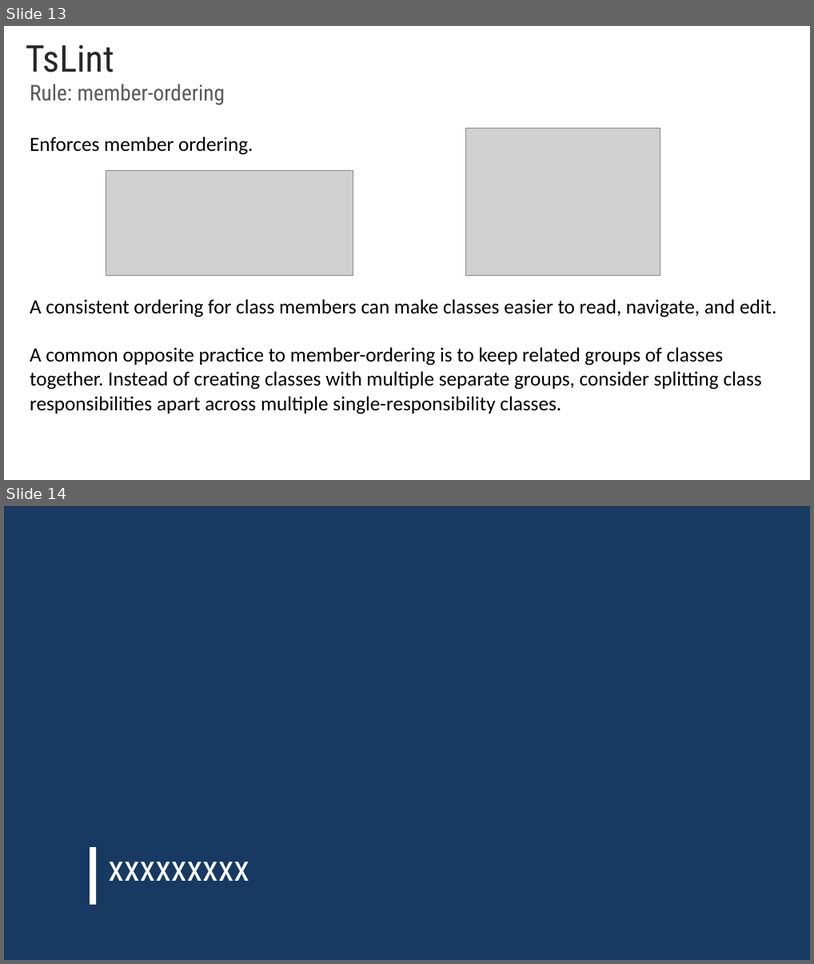
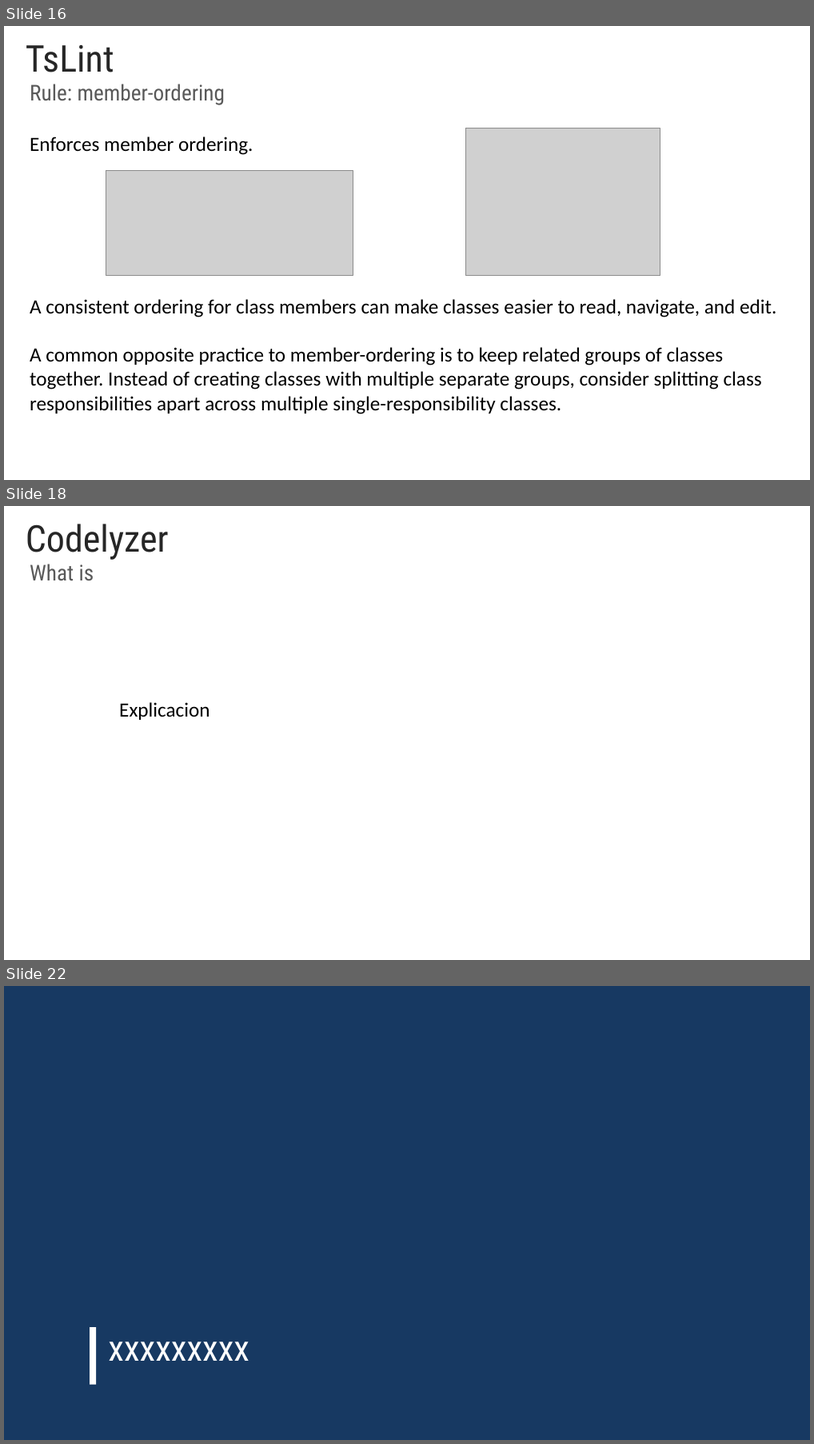
Before and after one commit to rached193/AngularWorkshop-20181116, a slide deck: AngularWorkshop-16-11-2018.pptx. Shown one above the other, each under a label of ours: slides 13 and 14 before the commit, slides 16, 18 and 22 after it; the slides between them are not shown. The pictures are 814x964 and 814x1444 pixels, drawn with LibreOffice and Linux fonts; fonts in the diff are those of the drawing; grey boxes stand for pictures; background and template pictures are left out. Boxes give left, top, right and bottom in pixels: in the first picture for what was removed or moved away, otherwise in the second. Text is boxed around its words. In the diff, an @@ line names an element or a change of style, - is before the commit and + after.

```diff
--- a/AngularWorkshop-16-11-2018.pptx
+++ b/AngularWorkshop-16-11-2018.pptx
@@ slide 18 added at bbox=[4, 506, 810, 960], background #FFFFFF @@
@@ title added at bbox=[26, 524, 169, 560], 44 pt, text #262626 @@
+Codelyzer
@@ text added at bbox=[30, 564, 94, 580], 26 pt, text #595959 @@
+What is
@@ text added at bbox=[119, 702, 210, 720], 24 pt, text #000000 @@
+Explicacion
@@ what was slide 13 is now slide 16 @@
@@ what was slide 14 is now slide 22 @@
```
Also in this commit, not shown: 3 slides changed, 8 other slides added, 1 slide removed.
